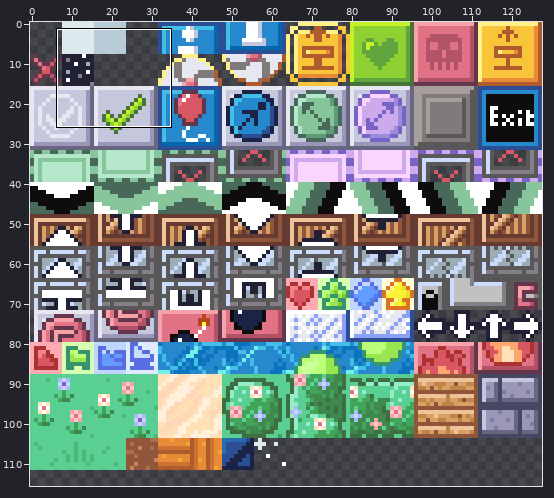
Sprite sheet -- tilesetsX/M7Tileset.png. The first picture is a wide view before the edit; the outline marks the close-up.
Close-up. The starting point:
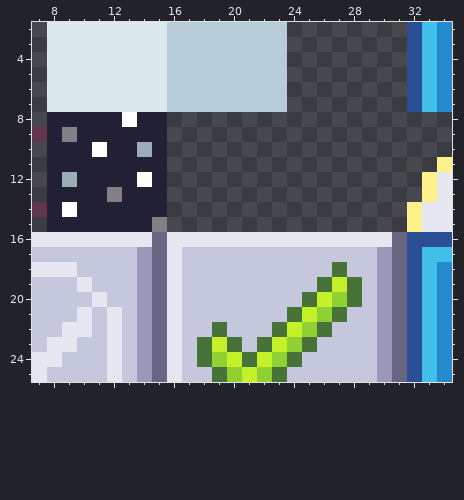
The file is 128x128 pixels. Colours within 5 levels of each other are drawn and written as one. Shown: x 7..34, y 2..25. The wide view leaves out empty margins.
The same view after the edit:
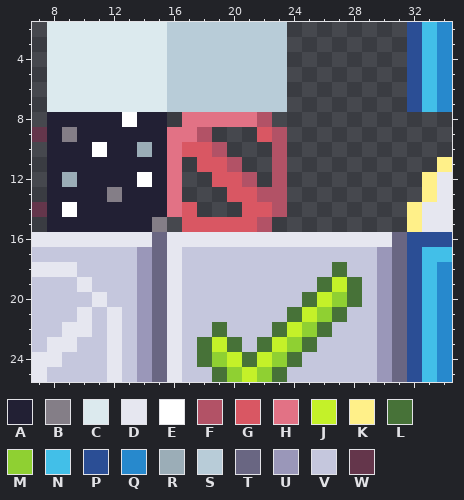
Palette (. is transparent): A #222034  B #847e87  C #dceaee  D #e6e7f0  E #ffffff  F #b25266  G #d95763  H #e27285  J #c4f129  K #fff089  L #477238  M #8fd032  N #42bfe8  P #2b4e95  Q #2789cd  R #9badb7  S #b8ccd8  T #696682  U #9a97b9  V #c5c7dd  W #64364b
What changed:
The edit adds colour F in row 8 at x 22; in row 9 at x 18 and 23; in row 10 at x 19 and 23; in row 11 at x 20 and 23; in row 12 at x 21 and 23; in row 13 at x 22 to 23.
The edit adds colour F in row 14 at x 23; in row 15 at x 22.
The edit adds colour G in row 9 at x 22; in row 10 at x 17 to 18; in row 11 at x 18 to 19; in row 12 at x 19 to 20; in row 13 at x 20 to 21; in row 14 at x 17 and 21 to 22.
The edit adds colour G in row 15 at x 17 to 21.
The edit adds colour H in row 8 at x 17 to 21; in row 9 at x 16 to 17; in rows 10 to 14 at x 16.
